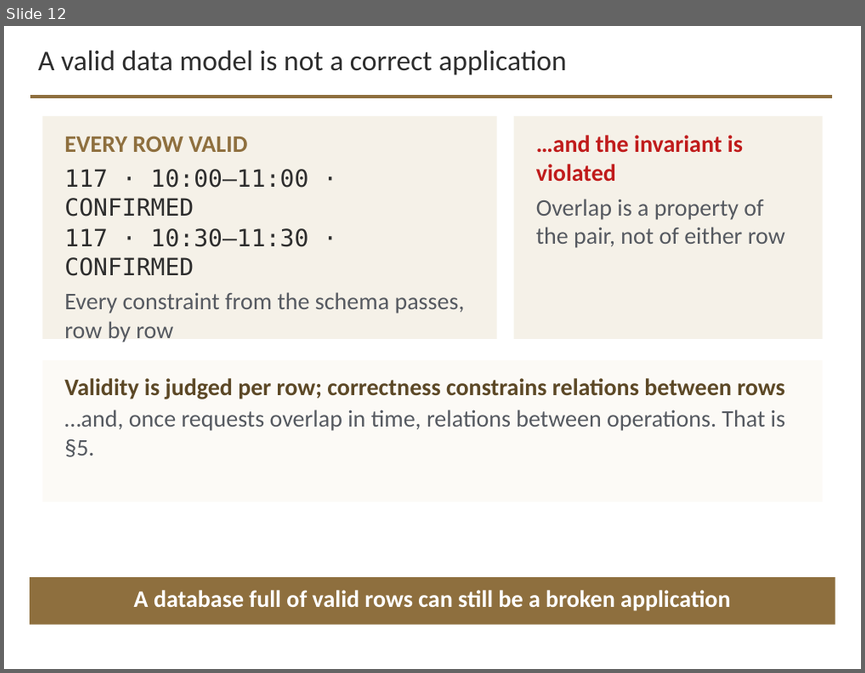
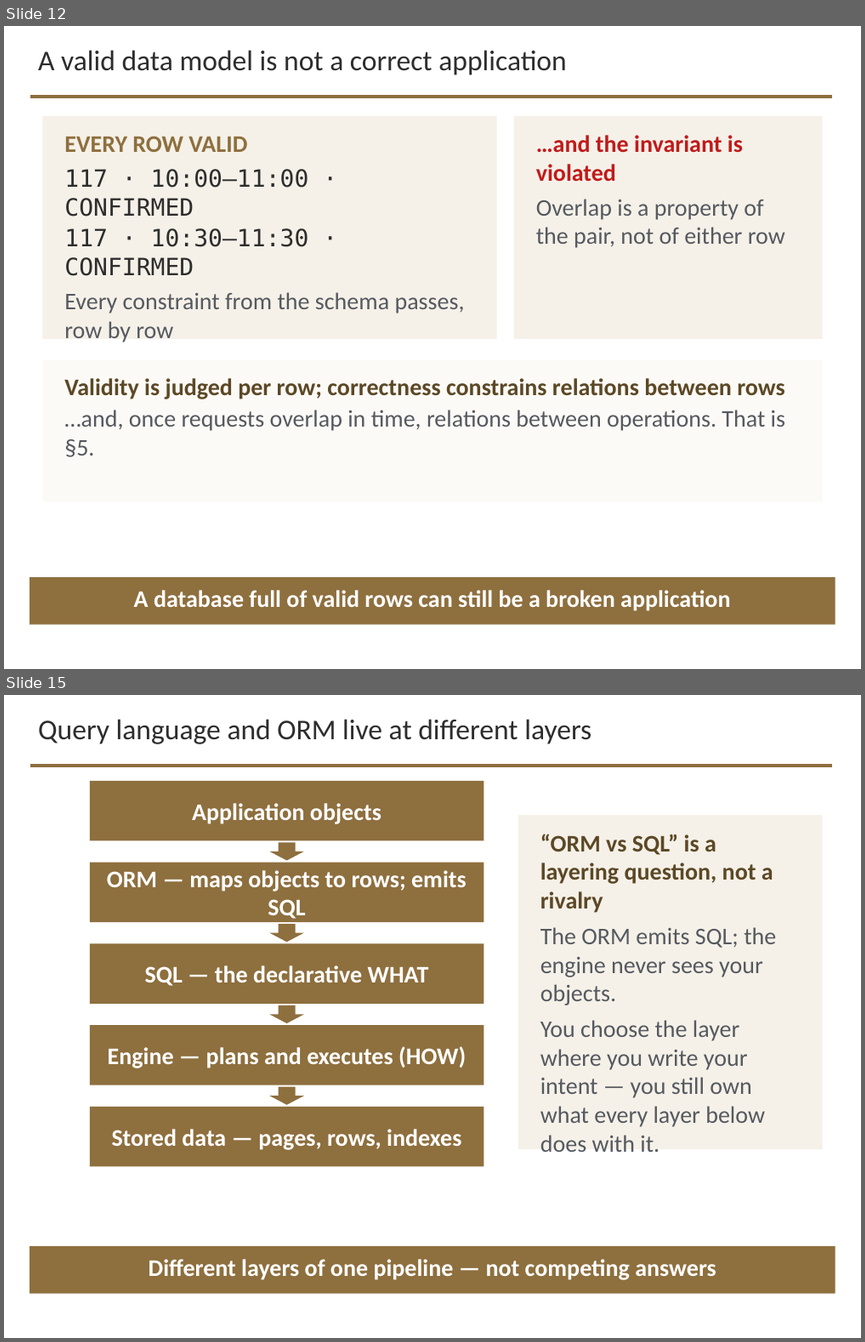
Before and after one commit to davisjam/model-based-agentic-software-engineering, a slide deck: course/lectures/act-3-software-in-the-world/02-compute-environments-and-data-management/3-2-Data-Management.pptx. Shown one above the other, each under a label of ours: slide 12 before the commit, slides 12 and 15 after it; the slides between them are not shown. The pictures are 865x673 and 865x1342 pixels, drawn with LibreOffice and Linux fonts; fonts in the diff are those of the drawing; background and template pictures are left out. Boxes give left, top, right and bottom in pixels: in the first picture for what was removed or moved away, otherwise in the second. Text is boxed around its words. In the diff, an @@ line names an element or a change of style, - is before the commit and + after.

```diff
--- a/course/lectures/act-3-software-in-the-world/02-compute-environments-and-data-management/3-2-Data-Management.pptx
+++ b/course/lectures/act-3-software-in-the-world/02-compute-environments-and-data-management/3-2-Data-Management.pptx
@@ slide 15 added at [4, 695, 861, 1338], background #FFFFFF; not listed: 1 template element that a slide beside it also shows @@
@@ text added at [38, 719, 591, 744], 24 pt, text #2D2D2D @@
+Query language and ORM live at different layers
@@ rectangle added at [90, 781, 483, 840], fill #8E6F3E, 20 pt, text #FFFFFF, bold @@
+Application objects
@@ rectangle added at [518, 815, 823, 1149], fill #F5F1E8 @@
@@ down arrow added at [269, 842, 304, 861], fill #8E6F3E @@
@@ text added at [540, 834, 776, 1151], 20 pt, text #555960 @@
+“ORM vs SQL” is a layering question, not a rivalry
+The ORM emits SQL; the engine never sees your objects.
+You choose the layer where you write your intent — you still own what every layer below does with it.
@@ rectangle added at [90, 862, 483, 922], fill #8E6F3E, 20 pt, text #FFFFFF, bold @@
+ORM — maps objects to rows; emits SQL
@@ down arrow added at [269, 924, 304, 941], fill #8E6F3E @@
@@ rectangle added at [90, 943, 483, 1004], fill #8E6F3E, 20 pt, text #FFFFFF, bold @@
+SQL — the declarative WHAT
@@ rectangle added at [90, 1025, 483, 1085], fill #8E6F3E, 20 pt, text #FFFFFF, bold @@
+Engine — plans and executes (HOW)
@@ down arrow added at [269, 1005, 304, 1023], fill #8E6F3E @@
@@ down arrow added at [269, 1087, 304, 1105], fill #8E6F3E @@
@@ rectangle added at [90, 1106, 483, 1166], fill #8E6F3E, 20 pt, text #FFFFFF, bold @@
+Stored data — pages, rows, indexes
@@ rectangle added at [30, 1246, 835, 1293], fill #8E6F3E @@
@@ text added at [148, 1259, 716, 1280], 20 pt, text #FFFFFF, bold @@
+Different layers of one pipeline — not competing answers
```
Also in this commit, not shown: 5 other slides added.
